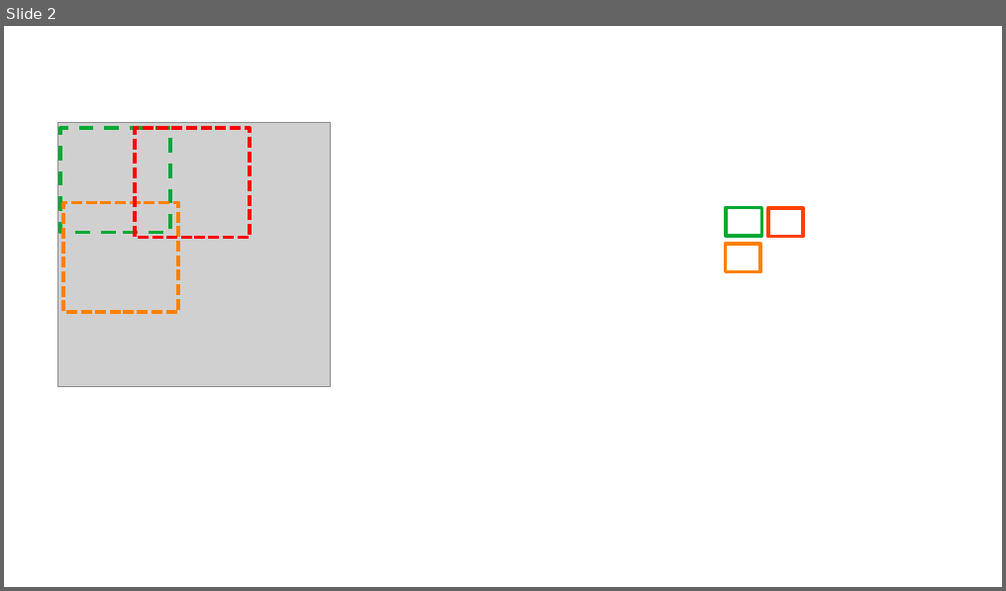
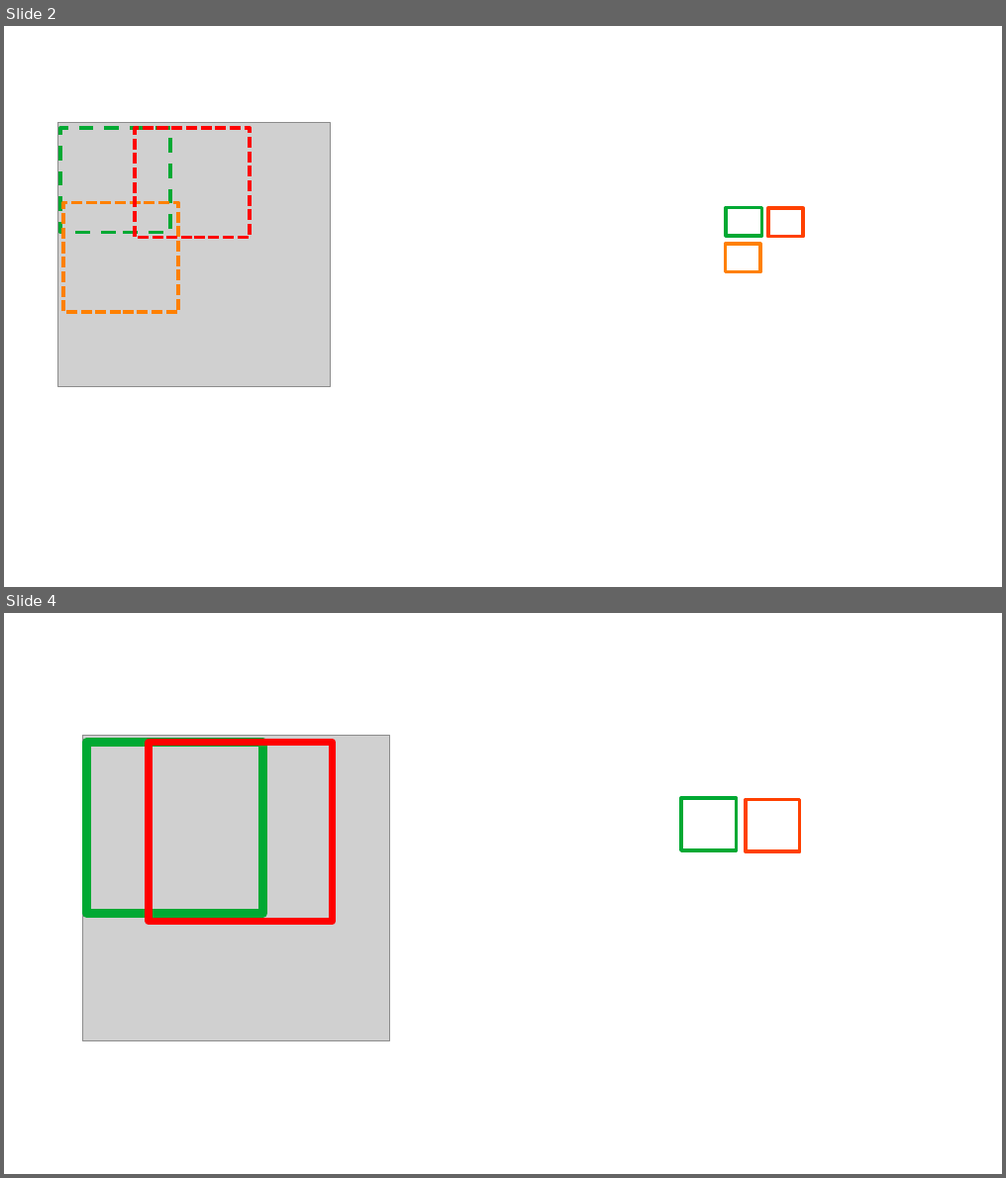
Before and after one commit to mauvaisetroupe/deep-learning-specialization-coursera, a slide deck: c4-convolutional-neural-netowrks/reorganized-demo.odp. Shown one above the other, each under a label of ours: slide 2 before the commit, slides 2 and 4 after it; the slides between them are not shown. The pictures are 1006x591 and 1006x1178 pixels, drawn with LibreOffice and Linux fonts; fonts in the diff are those of the drawing; grey boxes stand for pictures; background and template pictures are left out. Boxes give left, top, right and bottom in pixels: in the first picture for what was removed or moved away, otherwise in the second. Text is boxed around its words. In the diff, an @@ line names an element or a change of style, - is before the commit and + after.

```diff
--- a/c4-convolutional-neural-netowrks/reorganized-demo.odp
+++ b/c4-convolutional-neural-netowrks/reorganized-demo.odp
@@ slide 4 added at box(4, 613, 1002, 1174), background picture (left out) @@
@@ picture added at box(83, 736, 390, 1043) @@
@@ rectangle added at box(87, 743, 263, 914), outline #00A933 7.2 pt @@
@@ rectangle added at box(149, 743, 333, 922), outline #FF0000 5.75 pt @@
@@ rectangle added at box(681, 799, 737, 852), outline #00A933 2.89 pt @@
@@ rectangle added at box(746, 799, 800, 852), outline #FF4000 2.89 pt @@
```
Also in this commit, not shown: 1 other slide added, 3 other files.
